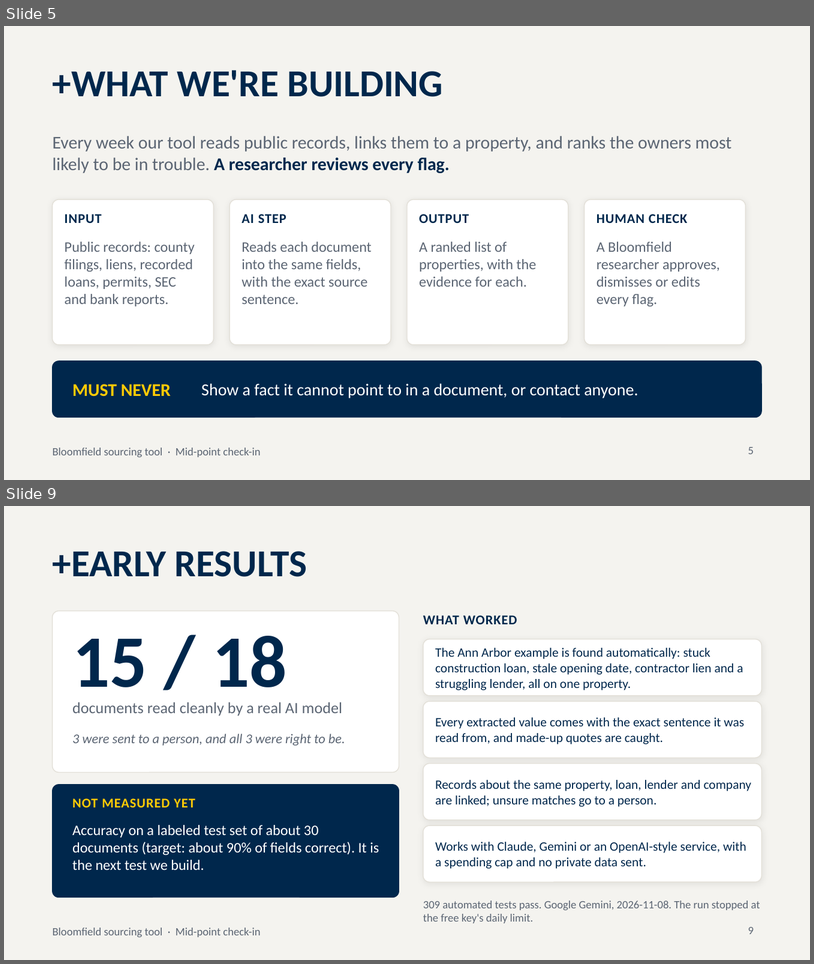
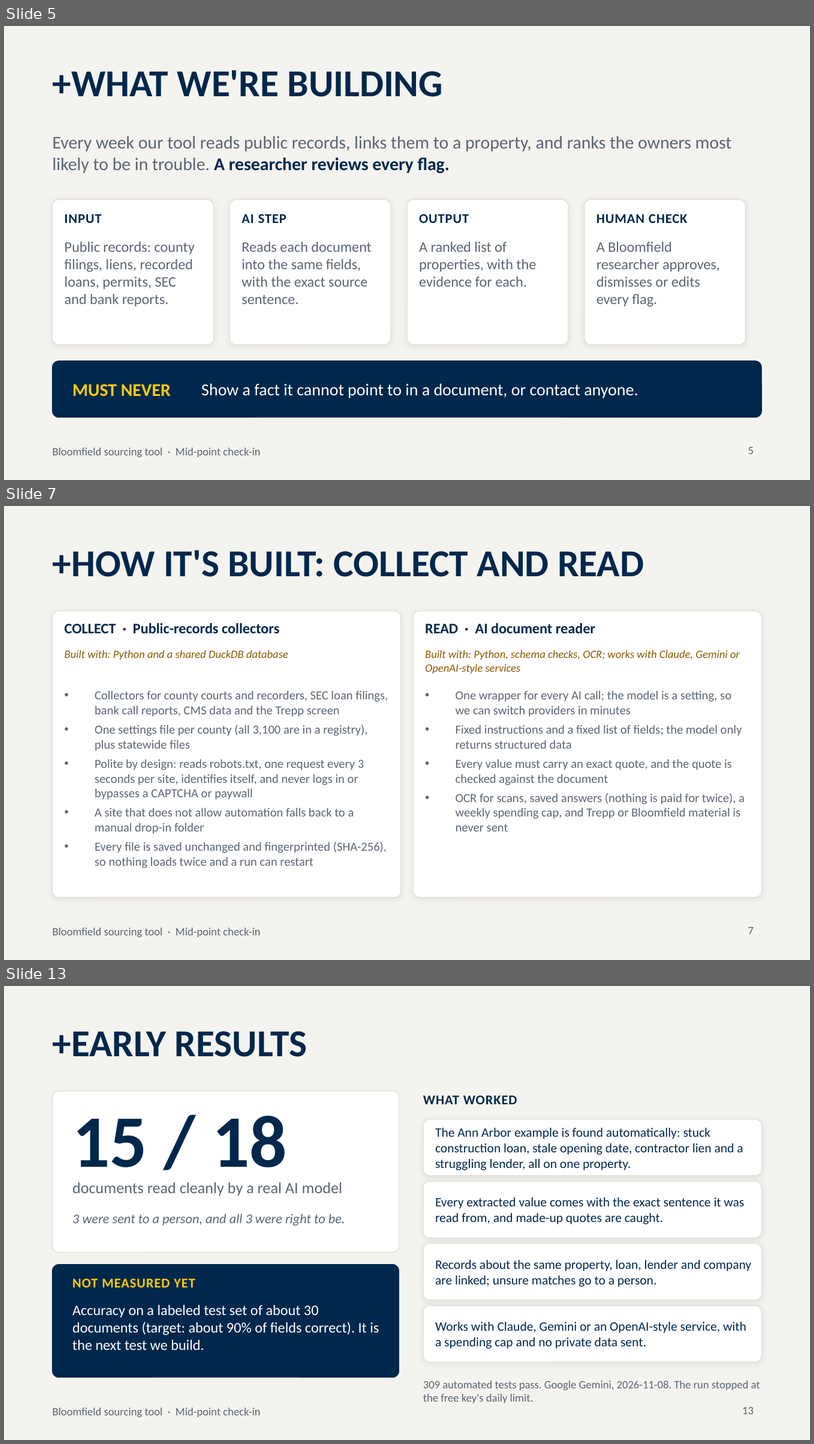
Before and after one commit to Ross-Business-Tech/Bloomfield-Project-2, a slide deck: pipeline/demo/deck/Bloomfield_Midpoint_Deck.pptx. Shown one above the other, each under a label of ours: slides 5 and 9 before the commit, slides 5, 7 and 13 after it; the slides between them are not shown. The pictures are 814x964 and 814x1444 pixels, drawn with LibreOffice and Linux fonts; fonts in the diff are those of the drawing. Boxes give left, top, right and bottom in pixels: in the first picture for what was removed or moved away, otherwise in the second. Text is boxed around its words. In the diff, an @@ line names an element or a change of style, - is before the commit and + after.

```diff
--- a/pipeline/demo/deck/Bloomfield_Midpoint_Deck.pptx
+++ b/pipeline/demo/deck/Bloomfield_Midpoint_Deck.pptx
@@ slide 7 added at bbox=[4, 506, 810, 960], background #F4F3EF; not listed: 1 template element that a slide beside it also shows @@
@@ title added at bbox=[53, 550, 644, 577], 34 pt, text #00274C, bold @@
++HOW IT'S BUILT: COLLECT AND READ
@@ rounded rectangle added at bbox=[53, 611, 402, 897], fill #FFFFFF, outline #E3E0D8 0.75 pt @@
@@ rounded rectangle added at bbox=[414, 611, 763, 897], fill #FFFFFF, outline #E3E0D8 0.75 pt @@
@@ text added at bbox=[65, 623, 279, 633], 13 pt, text #00274C, bold @@
+COLLECT · Public-records collectors
@@ text added at bbox=[425, 623, 596, 633], 13 pt, text #00274C, bold @@
+READ · AI document reader
@@ text added at bbox=[65, 650, 288, 660], 10 pt, text #8A5A00, italic @@
+Built with: Python and a shared DuckDB database
@@ text added at bbox=[425, 650, 740, 673], 10 pt, text #8A5A00, italic @@
+Built with: Python, schema checks, OCR; works with Claude, Gemini or OpenAI-style services
@@ text added at bbox=[95, 690, 388, 868], 11 pt, text #5B6573 @@
+• Collectors for county courts and recorders, SEC loan filings, bank call reports, CMS data and the Trepp screen
+• One settings file per county (all 3,100 are in a registry), plus statewide files
+• Polite by design: reads robots.txt, one request every 3 seconds per site, identifies itself, and never logs in or bypasses a CAPTCHA or paywall
+• A site that does not allow automation falls back to a manual drop-in folder
+• Every file is saved unchanged and fingerprinted (SHA-256), so nothing loads twice and a run can restart
@@ text added at bbox=[456, 690, 745, 831], 11 pt, text #5B6573 @@
+• One wrapper for every AI call; the model is a setting, so we can switch providers in minutes
+• Fixed instructions and a fixed list of fields; the model only returns structured data
+• Every value must carry an exact quote, and the quote is checked against the document
+• OCR for scans, saved answers (nothing is paid for twice), a weekly spending cap, and Trepp or Bloomfield material is never sent
@@ page number added at bbox=[749, 927, 754, 934], 10 pt, text #5B6573 @@
+7
@@ what was slide 9 is now slide 13 @@
@@ page number at bbox=[743, 1407, 754, 1414]: text changed @@
-9
+13
```
Also in this commit, not shown: 3 slides changed, 5 other slides added, 2 slides removed, 8 other files.
